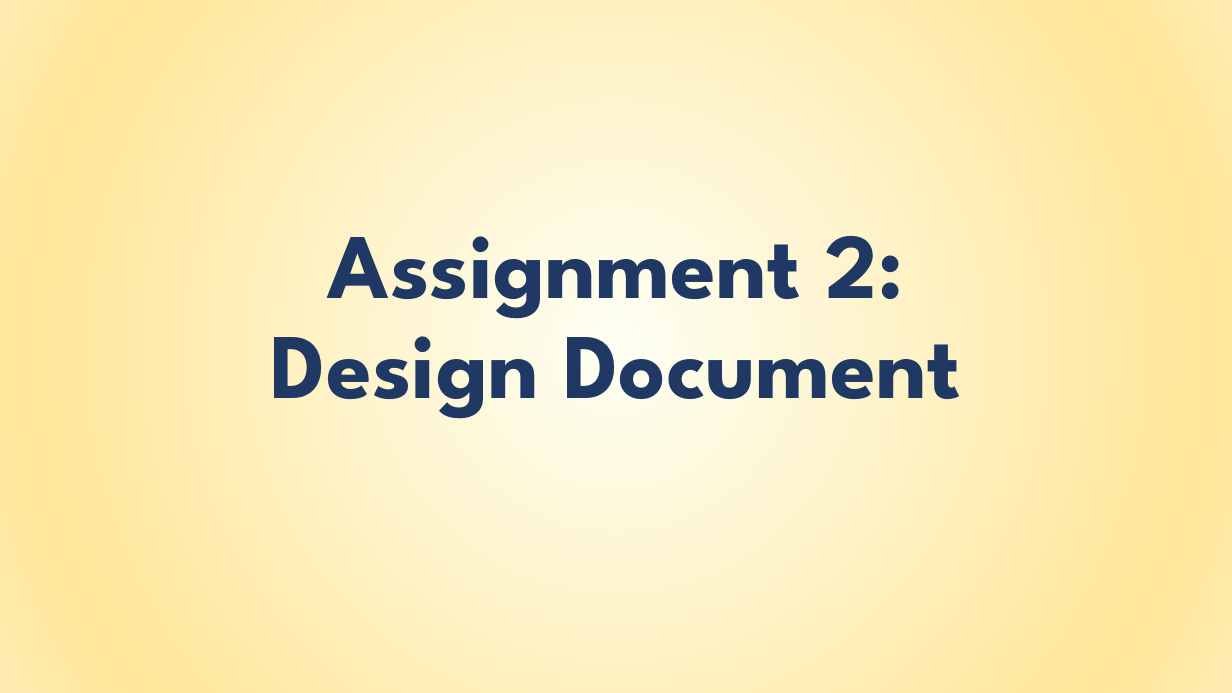
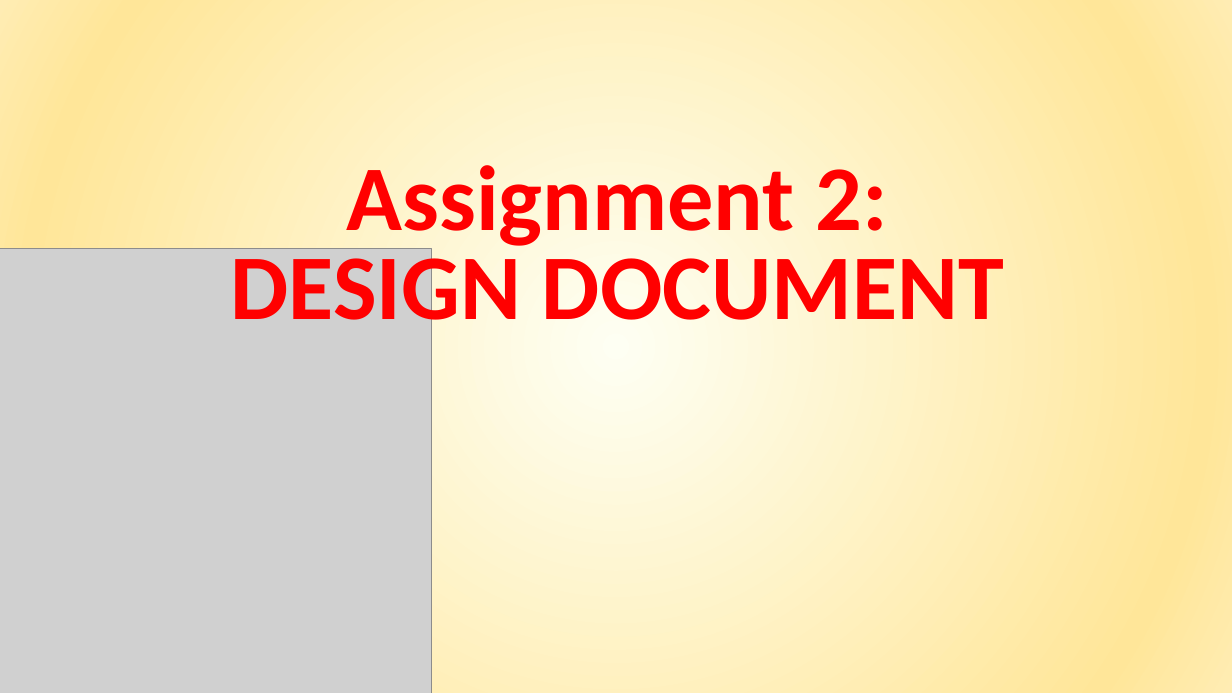
Before and after one commit to giuseppemanzi/manzinicolini, a slide deck: slide 16 of All/final presentation/Final presentation.pptx (slide 15 before the commit). Drawn at 1232x693 pixels with LibreOffice and Linux fonts; fonts in the diff are those of the drawing; grey boxes stand for pictures. Boxes give left, top, right and bottom in pixels: in the first picture for what was removed or moved away, otherwise in the second. Text is boxed around its words. In the diff, an @@ line names an element or a change of style, - is before the commit and + after.

```diff
--- a/All/final presentation/Final presentation.pptx
+++ b/All/final presentation/Final presentation.pptx
@@ text at (231, 165, 1004, 341): text changed; font League Spartan to Calibri; text colour #203864 to gradient #A51502 to #FF0000 to #DE918F @@
-Assignment 2:
-Design Document
+Assignment 2:
+DESIGN DOCUMENT
@@ picture added at (0, 249, 432, 693) @@
```
Also in this commit, not shown: 16 other slides changed, 12 slides added, 6 slides removed, 10 other files.
